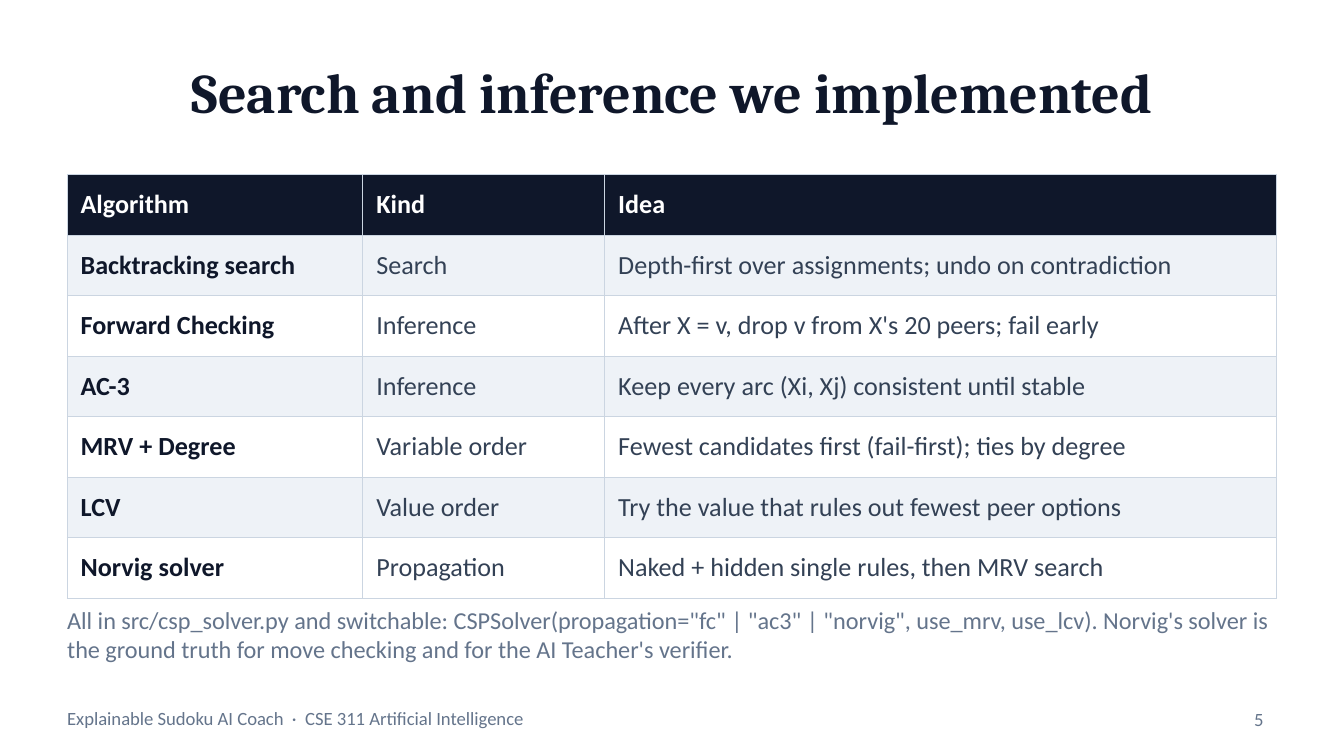
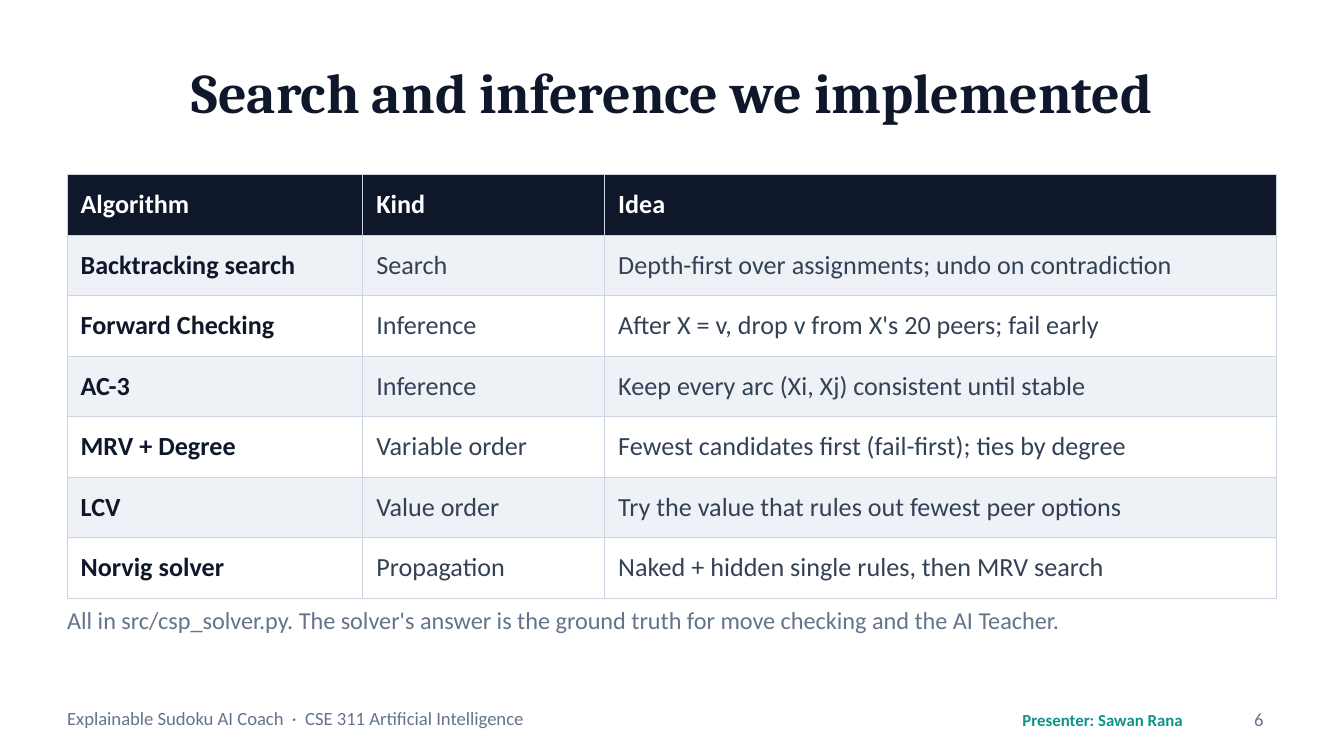
Before and after one commit to tejaes7/Sudoku-Sensei, a slide deck: slide 6 of Sudoku_AI_Coach_Presentation.pptx (slide 5 before the commit). Drawn at 1344x756 pixels with LibreOffice and Linux fonts; fonts in the diff are those of the drawing. Boxes give left, top, right and bottom in pixels: in the first picture for what was removed or moved away, otherwise in the second. Text is boxed around its words. In the diff, an @@ line names an element or a change of style, - is before the commit and + after.

```diff
--- a/Sudoku_AI_Coach_Presentation.pptx
+++ b/Sudoku_AI_Coach_Presentation.pptx
@@ text at (67,612,1059,633): text changed @@
-All in src/csp_solver.py and switchable: CSPSolver(propagation="fc" | "ac3" | "norvig", use_mrv, use_lcv). Norvig's solver is the ground truth for move checking and for the AI Teacher's verifier.
+All in src/csp_solver.py. The solver's answer is the ground truth for move checking and the AI Teacher.
@@ text added at (1022,715,1183,726), 9 pt, text #0D9488, bold @@
+Presenter: Sawan Rana
@@ page number at (1254,713,1263,726): text changed @@
-5
+6
```
Also in this commit, not shown: 11 other slides changed, 3 slides added, 3 slides removed, 1 other file.
